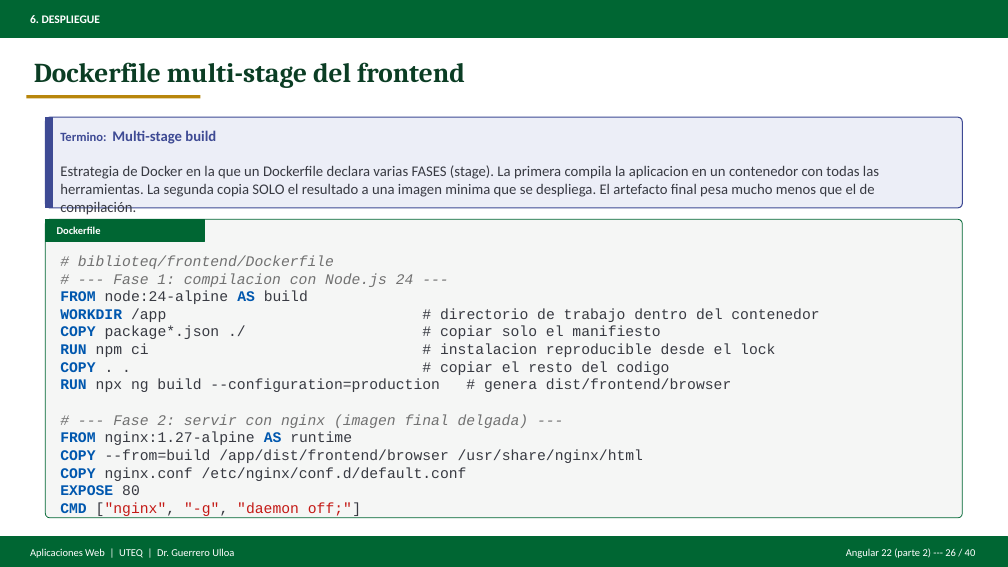
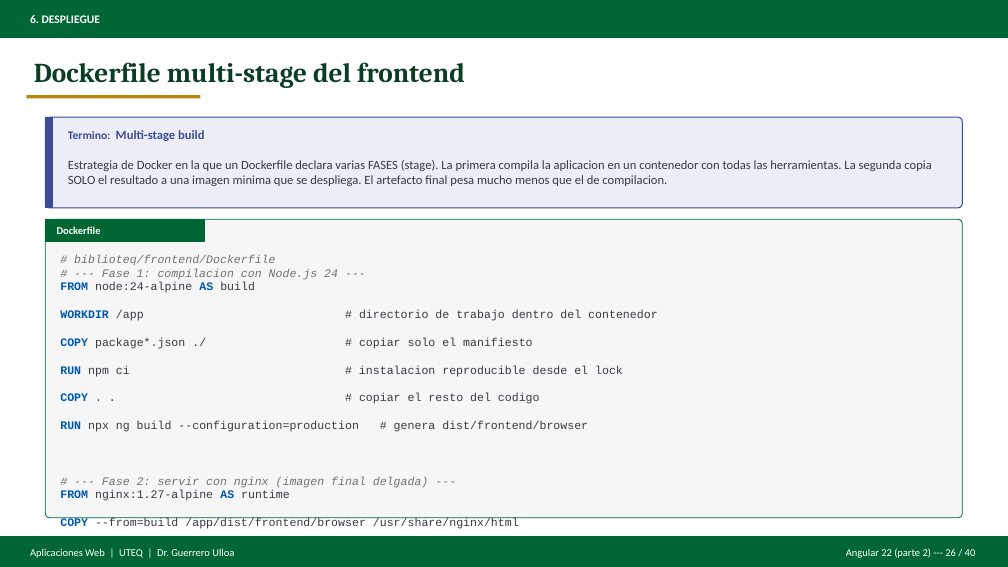
Before and after one commit to gleiston-guerrero/Asignaturas, a slide deck: slide 26 of AplicacionesWeb/Material de clases/Presentaciones/Deck_Angular22_Parte2.pptx. Drawn at 1008x567 pixels with LibreOffice and Linux fonts; fonts in the diff are those of the drawing. Boxes give left, top, right and bottom in pixels: in the first picture for what was removed or moved away, otherwise in the second. Text is boxed around its words. In the diff, an @@ line names an element or a change of style, - is before the commit and + after.

```diff
--- a/AplicacionesWeb/Material de clases/Presentaciones/Deck_Angular22_Parte2.pptx
+++ b/AplicacionesWeb/Material de clases/Presentaciones/Deck_Angular22_Parte2.pptx
@@ text "Termino: Multi-stage build": place and size @@
-text "Termino: Multi-stage build" at <box>60,130,879,197</box>
+text "Termino: Multi-stage build" at <box>68,130,931,186</box>
@@ text at <box>68,130,204,141</box>: size 12 to 11 pt in "Termino:"; size 14 to 12 pt in "Multi-stage build" @@
@@ text at <box>68,160,931,186</box>: text changed; size 14 to 12 pt @@
-Estrategia de Docker en la que un Dockerfile declara varias FASES (stage). La primera compila la aplicacion en un contenedor con todas las herramientas. La segunda copia SOLO el resultado a una imagen minima que se despliega. El artefacto final pesa mucho menos que el de compilación.
+Estrategia de Docker en la que un Dockerfile declara varias FASES (stage). La primera compila la aplicacion en un contenedor con todas las herramientas. La segunda copia SOLO el resultado a una imagen minima que se despliega. El artefacto final pesa mucho menos que el de compilacion.
@@ text "# biblioteq/frontend/Dockerfile # --- Fase ..." at <box>60,255,657,558</box>: size 14 to 11 pt @@
```
Also in this commit, not shown: 30 other slides changed, 1 slide added, 5 other files.
